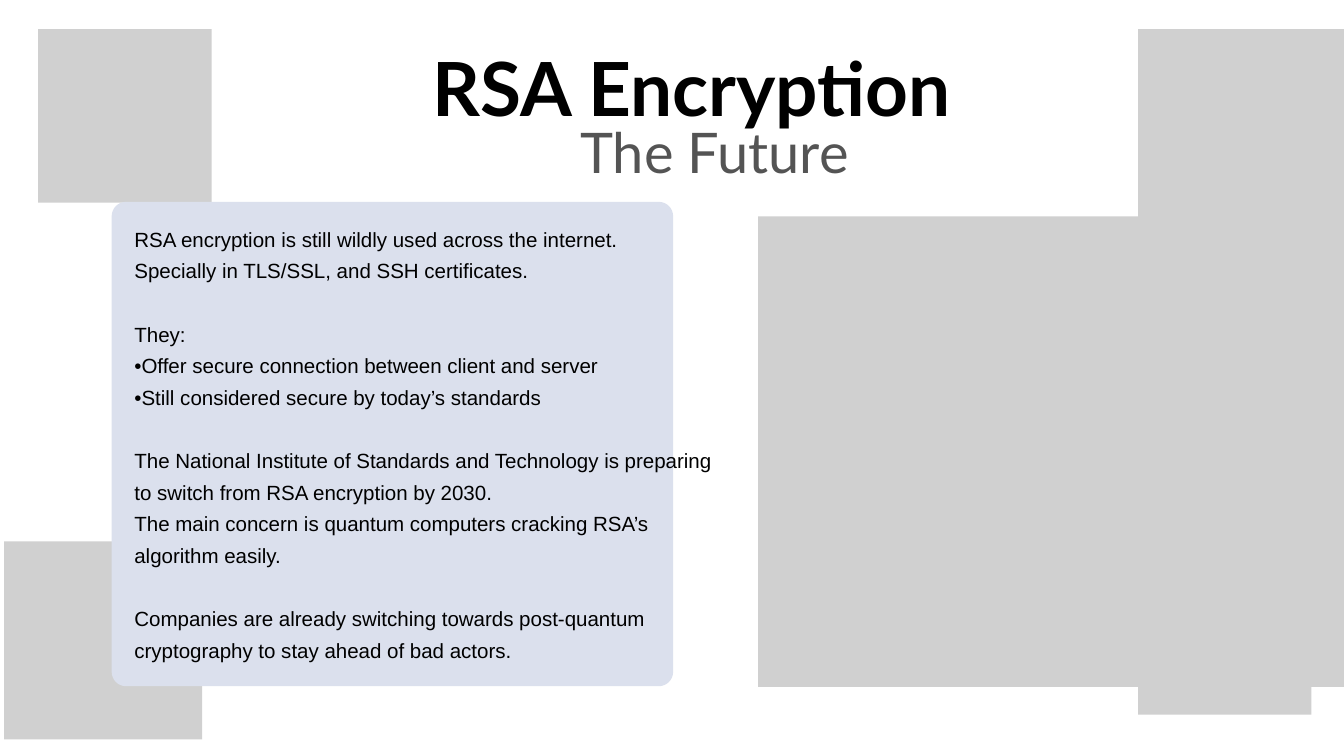
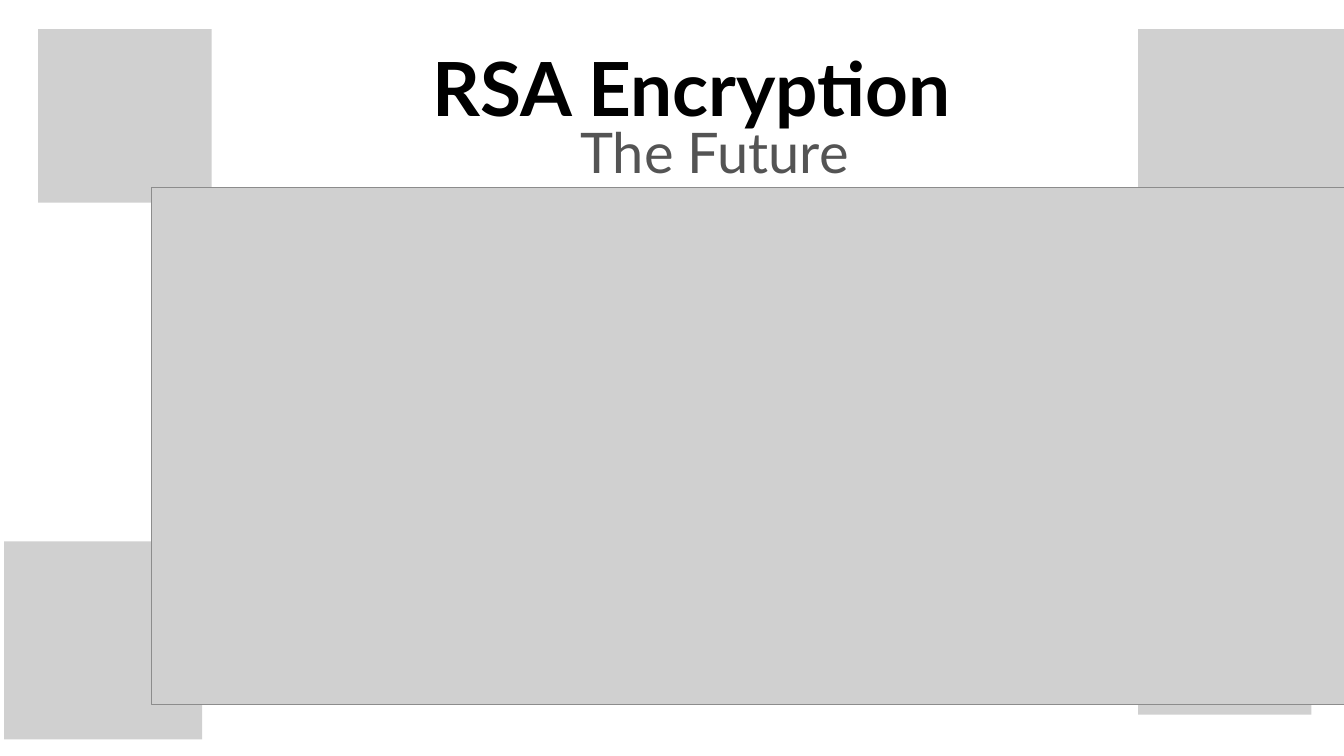
Before and after one commit to Muffinszer/cep146-teamproject1, a slide deck: slide 7 of RSA Encryption.pptx (slide 6 before the commit). Drawn at 1344x756 pixels with LibreOffice and Linux fonts; fonts in the diff are those of the drawing; grey boxes stand for pictures; background and template pictures are left out. Boxes give left, top, right and bottom in pixels: in the first picture for what was removed or moved away, otherwise in the second. Text is boxed around its words. In the diff, an @@ line names an element or a change of style, - is before the commit and + after.

```diff
--- a/RSA Encryption.pptx
+++ b/RSA Encryption.pptx
@@ freeform shape removed at bbox=[112, 202, 673, 686] @@
@@ picture added at bbox=[151, 187, 1344, 705] @@
@@ text removed at bbox=[134, 232, 712, 663] @@
-RSA encryption is still wildly used across the internet.
-Specially in TLS/SSL, and SSH certificates.
-They:
-•Offer secure connection between client and server
-•Still considered secure by today’s standards
-The National Institute of Standards and Technology is preparing to switch from RSA encryption by 2030.
-The main concern is quantum computers cracking RSA’s algorithm easily.
-Companies are already switching towards post-quantum cryptography to stay ahead of bad actors.
@@ picture removed at bbox=[758, 216, 1344, 687] @@
```
Also in this commit, not shown: 7 other slides changed, 1 slide added.
